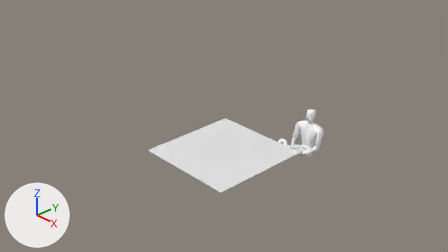
The Blender file Assets/Models/blend/PlayerModelMale.blend, before and after one commit.
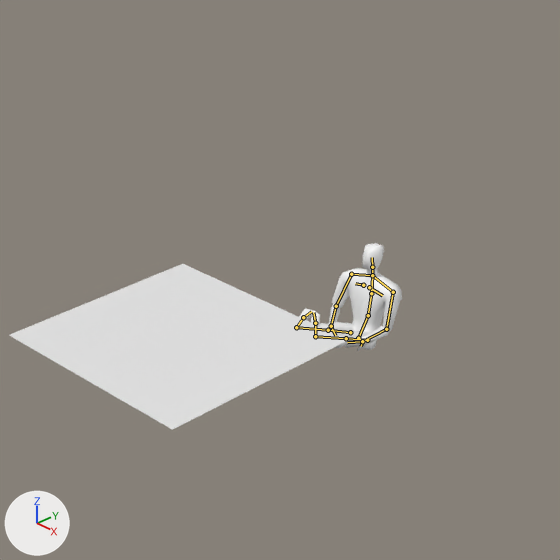
Each version is shown from the file's camera 'Camera', then close up on the part from 32% to 88% of the width and 0% to 100% of the height. The lights are fixed; the arrows at lower left show +X, +Y and +Z. Both versions are drawn at frame 20 of the action 'Sit_Idle'; the numbers are the values there. The bones that bend it are drawn over the model as lines in the close-ups.
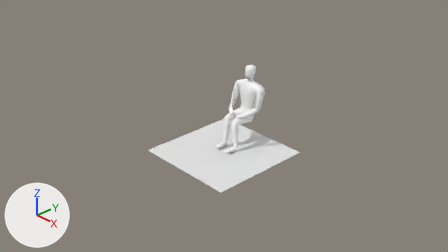
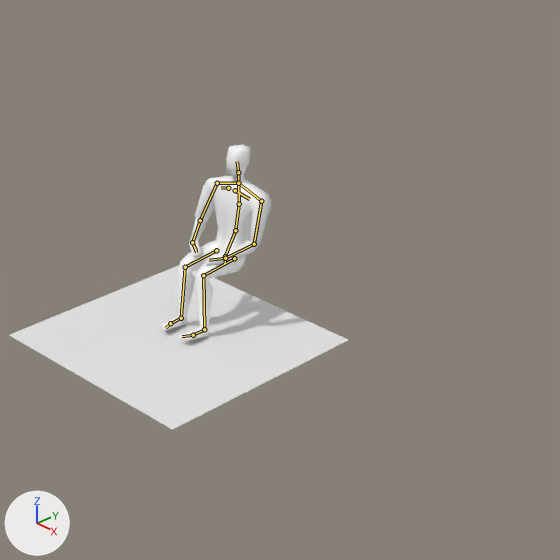
Boxes (x1, y1, x2, y2) around the edits, measured in the close-ups (560 x 560 px):
'Cube', posed (7% wider, 81% taller)
    before: (299, 243, 402, 351)
    after: (161, 144, 271, 340)
bone 'root.001', root to tip
    before: (358, 338) to (368, 315)
    after: (225, 256) to (235, 230)
bone 'collarbone.l', root to tip
    before: (369, 287) to (382, 295)
    after: (235, 190) to (249, 199)
bone 'collarbone.r', root to tip
    before: (363, 285) to (355, 283)
    after: (228, 188) to (221, 187)

The change in detail:
Bone 'root.001' (bone_root_001) moves from (0.0, -1.326, 2.56) to (0.0, -0.235, 0.456).
Bone 'collarbone.l' (bone_collarbone_l) moves from (-0.053, 0.028, -0.01) to (-0.007, 0.005, 0.005).
Bone 'collarbone.r' (bone_collarbone_r) moves from (0.053, 0.028, -0.01) to (0.007, 0.005, 0.005).
